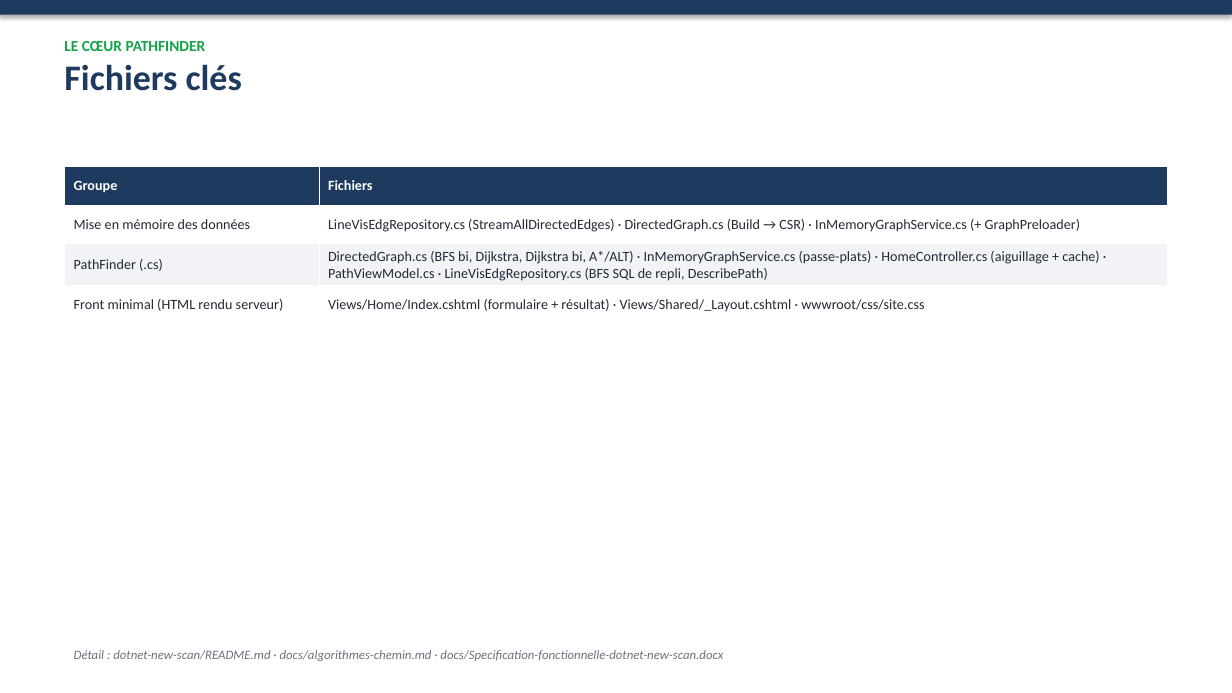
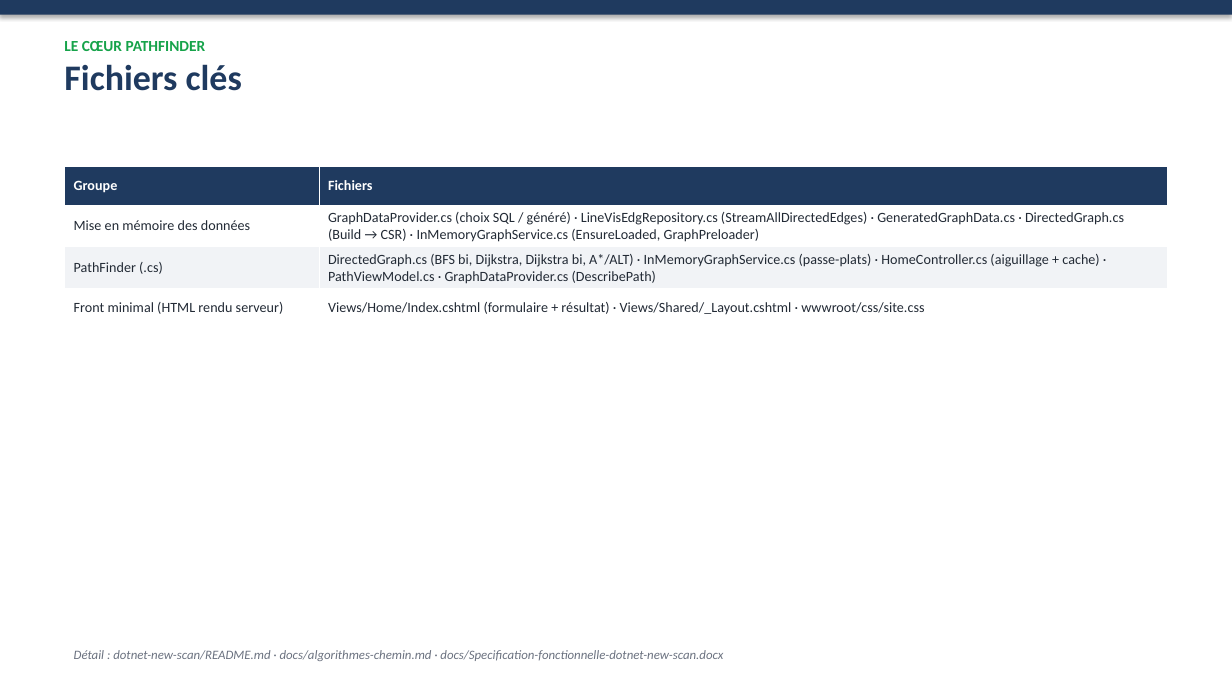
Before and after one commit to AbelMaminiaina/restitutiongraphe, a slide deck: slide 13 of docs/PathFinder-essentiel.pptx (slide 12 before the commit). Drawn at 1232x693 pixels with LibreOffice and Linux fonts; fonts in the diff are those of the drawing. Boxes give left, top, right and bottom in pixels: in the first picture for what was removed or moved away, otherwise in the second. Text is boxed around its words. In the diff, an @@ line names an element or a change of style, - is before the commit and + after.

```diff
--- a/docs/PathFinder-essentiel.pptx
+++ b/docs/PathFinder-essentiel.pptx
@@ table at <box>65,166,1167,322</box> @@
-row 2, column 2: LineVisEdgRepository.cs (StreamAllDirectedEdges) · DirectedGraph.cs (Build → CSR) · InMemoryGraphService.cs (+ GraphPreloader)
+row 2, column 2: GraphDataProvider.cs (choix SQL / généré) · LineVisEdgRepository.cs (StreamAllDirectedEdges) · GeneratedGraphData.cs · DirectedGraph.cs (Build → CSR) · InMemoryGraphService.cs (EnsureLoaded, GraphPreloader)
-row 3, column 2: DirectedGraph.cs (BFS bi, Dijkstra, Dijkstra bi, A*/ALT) · InMemoryGraphService.cs (passe-plats) · HomeController.cs (aiguillage + cache) · PathViewModel.cs · LineVisEdgRepository.cs (BFS SQL de repli, DescribePath)
+row 3, column 2: DirectedGraph.cs (BFS bi, Dijkstra, Dijkstra bi, A*/ALT) · InMemoryGraphService.cs (passe-plats) · HomeController.cs (aiguillage + cache) · PathViewModel.cs · GraphDataProvider.cs (DescribePath)
```
Also in this commit, not shown: 4 other slides changed, 1 slide added, 19 other files.
